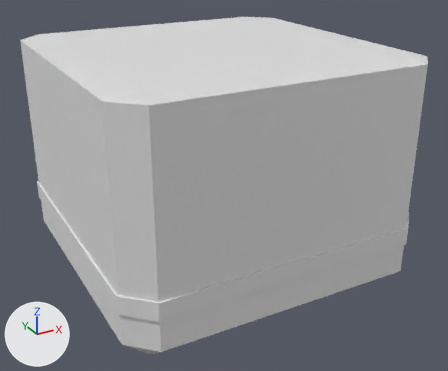
A saved change to the Blender file Assets/Prefabs/Blender/Station.blend.
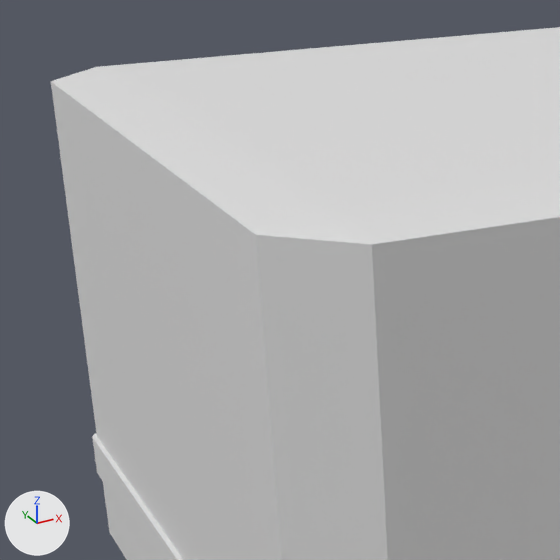
There are two pictures of each version: one whole from a camera (50 mm lens) standing at (-13.7, -26.1, 6.8) and looking at (0.2, -0.8, -5.8), one close up on the part from 0% to 50% of the width and 2% to 62% of the height. Lighting does not change. The marker at lower left points along +X, +Y and +Z. The last two pictures show the newer version.

The scene before the commit, as lines of its bpy script (objects in view):
```python
me_cube = bpy.data.meshes.new('Cube')
me_cube.from_pydata(...)  # 92 vertices, 98 faces; spans x -7.6..7.6, y -7.6..7.6, z -10.2..1.1
me_cube.materials.append(mat_material)  # light grey #e2e2e2
# before: 11 (-7.5, 6.3, -6.7) at pixel (96, 435), 15 (-7.5, -6.3, -6.7), 29 (-7.5, 6.3, 1.0) at pixel (50, 81), 32 (-7.5, -6.3, 1.0) at pixel (255, 234)
ob_cube = bpy.data.objects.new('Cube', me_cube)
ob_cube.location = (0.0, 0.0, 0.0)
```
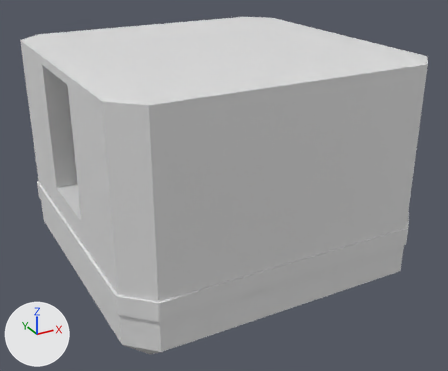
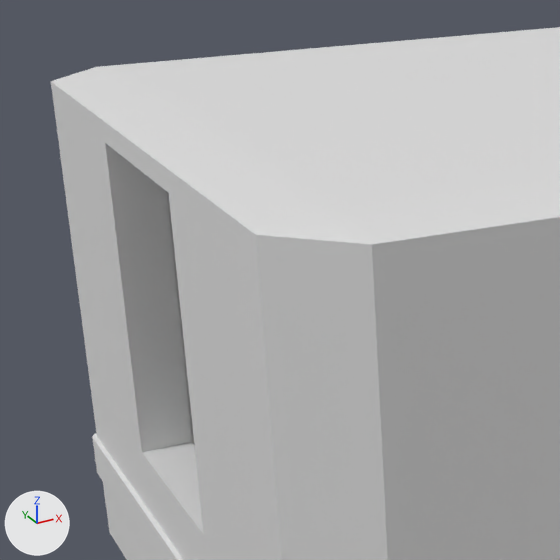
The change in detail:
me_cube is used by ob_cube; location (0.0, 0.0, 0.0).
Verts and faces of me_cube; kept vertices keep their numbers, new ones are numbered from 92.
me_cube had 92 vertices, 98 faces and spanned x -7.6..7.6, y -7.6..7.6, z -10.2..1.1.
me_cube now has 100 vertices, 105 faces and spans x -7.6..7.6, y -7.6..7.6, z -10.2..1.1.
Part 1, on me_cube:
Faces deleted: (11, 15, 32, 29).
New vertex 92 is at (-7.5, -2.0, -5.5), pixel (203, 534).
New vertex 93 is at (-7.5, 2.1, -5.5), pixel (141, 452).
New vertex 94 is at (-7.5, -2.0, 0.6), pixel (168, 192).
New vertex 95 is at (-7.5, 2.1, 0.6), pixel (105, 142).
New vertices 96 to 99 stand at vertices 92 to 95, in that order, plus (1.0, 0.0, 0.0).
New faces: (29, 95, 94, 32), (11, 15, 92, 93), (15, 32, 94, 92), (11, 93, 95, 29), (93, 97, 99, 95), (92, 96, 97, 93).
New faces: (92, 94, 98, 96), (94, 95, 99, 98).

Where the change shows, as pixel boxes [x1, y1, x2, y2] in the close-ups (560 x 560 px):
part 1 of me_cube, cut back: [51, 82, 282, 560] in both
